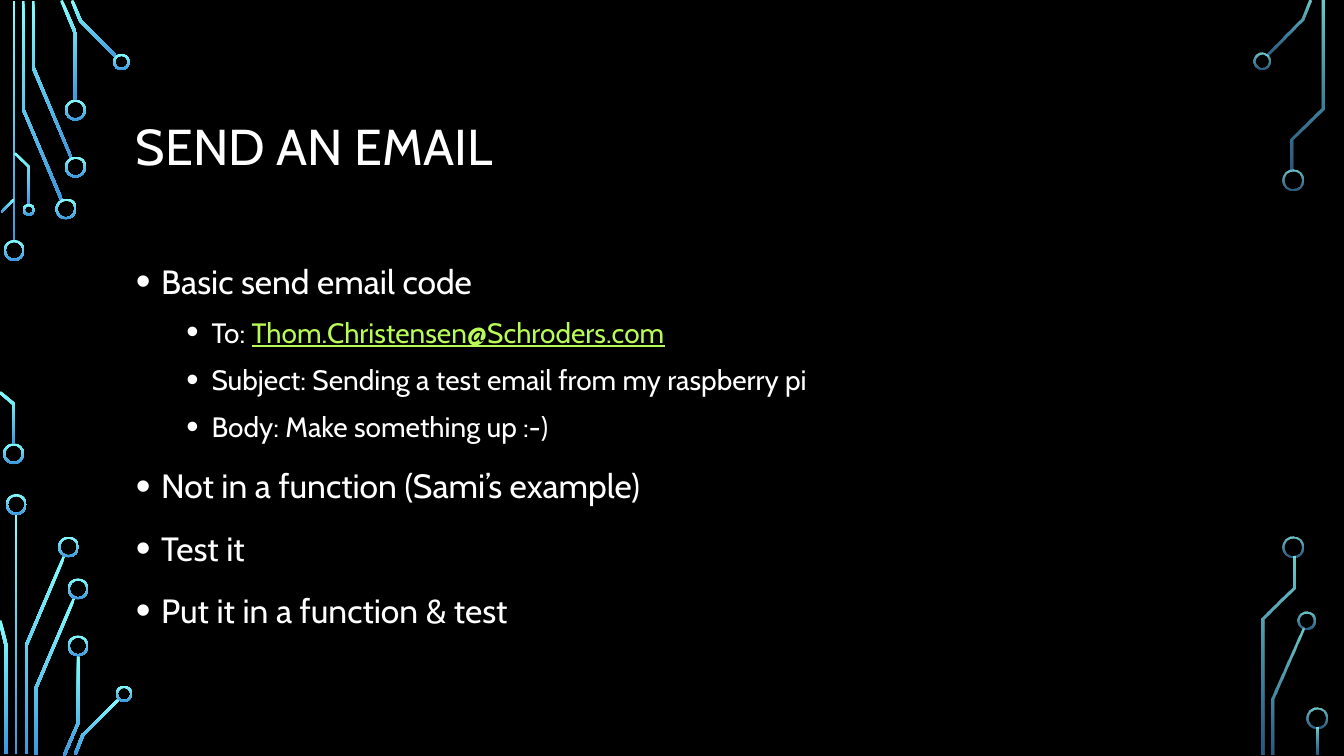
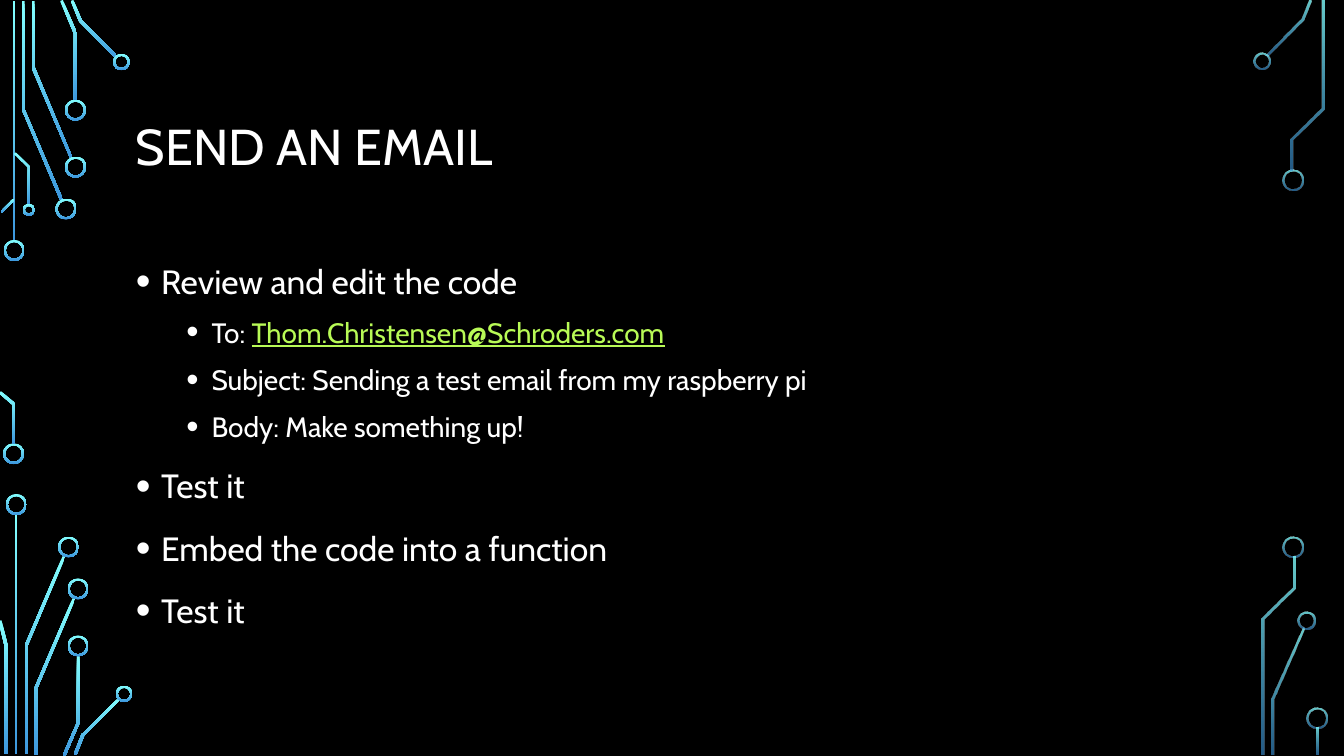
Before and after one commit to andrewjvelez/smap, a slide deck: slide 19 of docs/SMAP Materials Unbranded.pptx (slide 21 before the commit). Drawn at 1344x756 pixels with LibreOffice and Linux fonts; fonts in the diff are those of the drawing; background and template pictures are left out. Boxes give left, top, right and bottom in pixels: in the first picture for what was removed or moved away, otherwise in the second. Text is boxed around its words. In the diff, an @@ line names an element or a change of style, - is before the commit and + after.

```diff
--- a/docs/SMAP Materials Unbranded.pptx
+++ b/docs/SMAP Materials Unbranded.pptx
@@ text at [161, 268, 517, 295]: text changed @@
-• Basic send email code
+• Review and edit the code
@@ text at [212, 416, 524, 444]: text changed; size 24 to 20 pt @@
-  • Body: Make something up :-)
-• Not in a function (Sami’s example)
+  • Body: Make something up!
@@ text at [161, 535, 607, 624]: text changed @@
-• Put it in a function & test
+• Embed the code into a function
+• Test it
```
Also in this commit, not shown: 21 other slides changed, 7 slides added, 7 slides removed.
